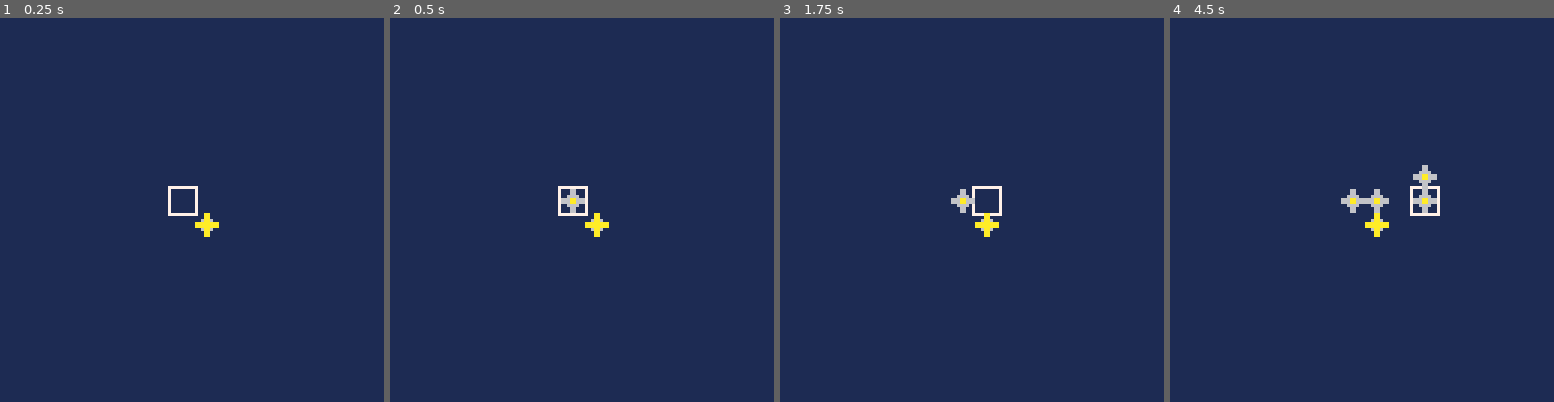
Above: before the commit, frames 1-4 (left to right).
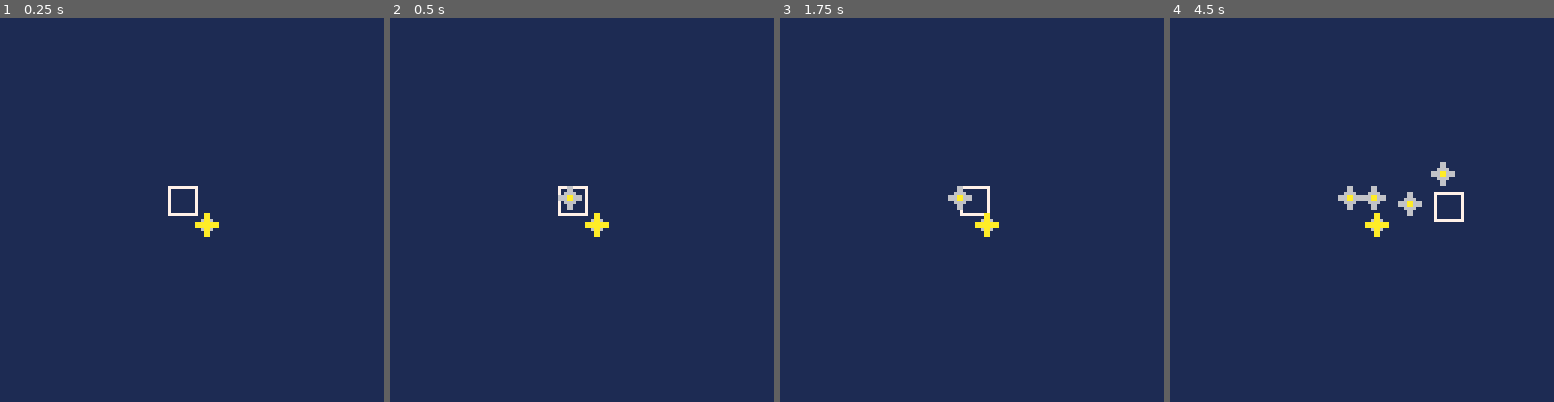
Above: after the commit, the same moments.

Repository: hughbagan/starbase-pico8
Game: PICO-8 cartridge starbase.p8
The game is run twice, just before and just after one commit, with the same random seed, the same clock (stepped at 60 frames per second) and the same inputs.
Inputs:
- Up to frame 1 (0.25 s): no input
- Up to frame 2 (0.5 s): tap X (X key) at 0.33 s
- Up to frame 3 (1.75 s): tap X (X key) at 1.07 s; hold Right from 1.6 s (still down)
- Up to frame 4 (4.5 s): tap X (X key) at 1.85, 2.97, 4.08 s; release Right at 2.1 s; hold Up 2.15-2.42 s; hold Right 2.47-3.03 s; hold Left 3.08-3.58 s; hold Down 3.63-3.97 s; hold Right from 4.02 s (still down)

Frame 1 is identical in both runs. In frame 2, 0.2% of the frame differs, in the area x 43-51%, y 43-51%; in frame 3, 0.4%; in frame 4, 1.4%, in the area x 43-77%, y 37-54%.

Commit message:
convert to euclidean space
more interesting than manhattan and still feasible I think?

Diff:
--- a/starbase.p8
+++ b/starbase.p8
@@ -5,18 +5,18 @@
 -- by hugh :)
 
 function _init()
-	tsz=8 -- tile size
-	cx=7 cy=7 --player reticle
+	tsz=8 --tile size
+	cx=7*tsz cy=7*tsz --reticle
 	nodes={}
 
-	node.create(8,8,true)
+	node.create(8*tsz+1,8*tsz+1,true)
 end
 
 function _update()
- if btnp(➡️) then cx+=1 end
- if btnp(⬅️) then cx-=1 end
-	if btnp(⬇️) then cy+=1 end
-	if btnp(⬆️) then cy-=1 end
+ if btn(➡️) then cx+=1 end
+ if btn(⬅️) then cx-=1 end
+	if btn(⬇️) then cy+=1 end
+	if btn(⬆️) then cy-=1 end
  if btnp(❎) then
   node.create(cx,cy)
  end
@@ -27,8 +27,8 @@
 
 function _draw()
  cls(1)
-	rect(cx*tsz,cy*tsz,
-						cx*tsz+(tsz+1),cy*tsz+(tsz+1),7)
+	rect(cx,cy,
+						cx+tsz+1,cy+tsz+1,7)
 	for n in all(nodes) do
 		node.draw(n)
 	end
@@ -50,7 +50,7 @@
 end
 
 node.draw=function(n)
- spr(n.sp, (n.x*tsz)+1, (n.y*tsz)+1)
+ spr(n.sp,n.x,n.y)
 end
 
 --todo: nodes as lookup table?
